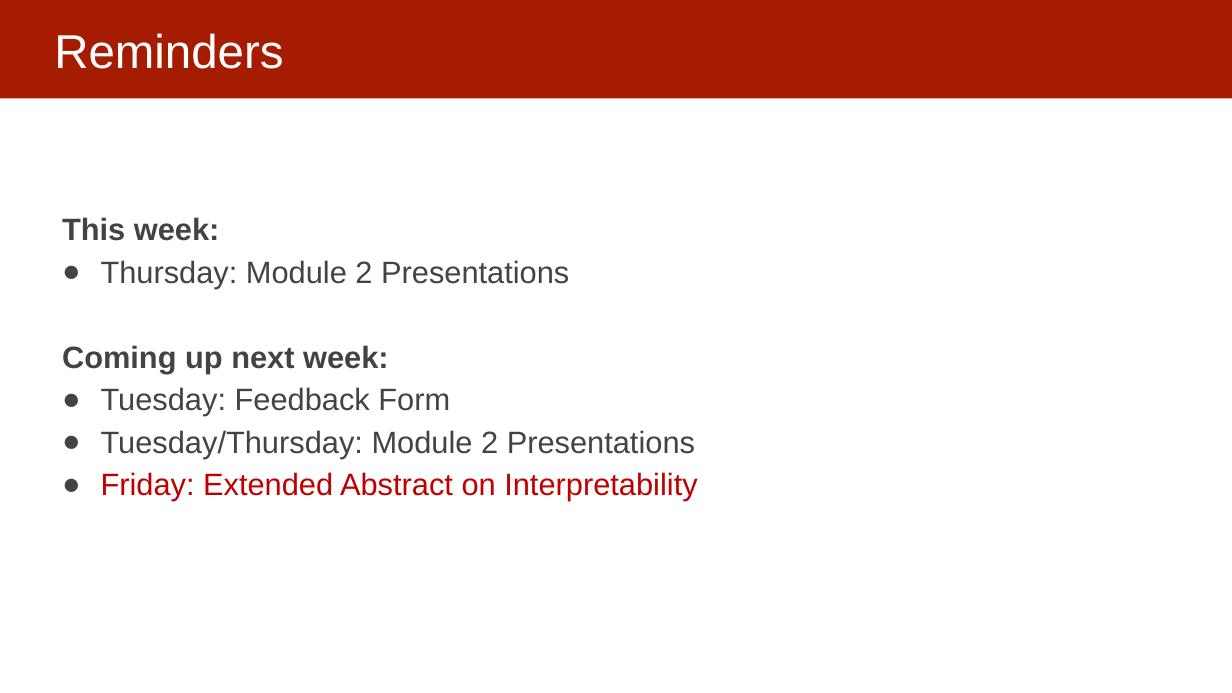
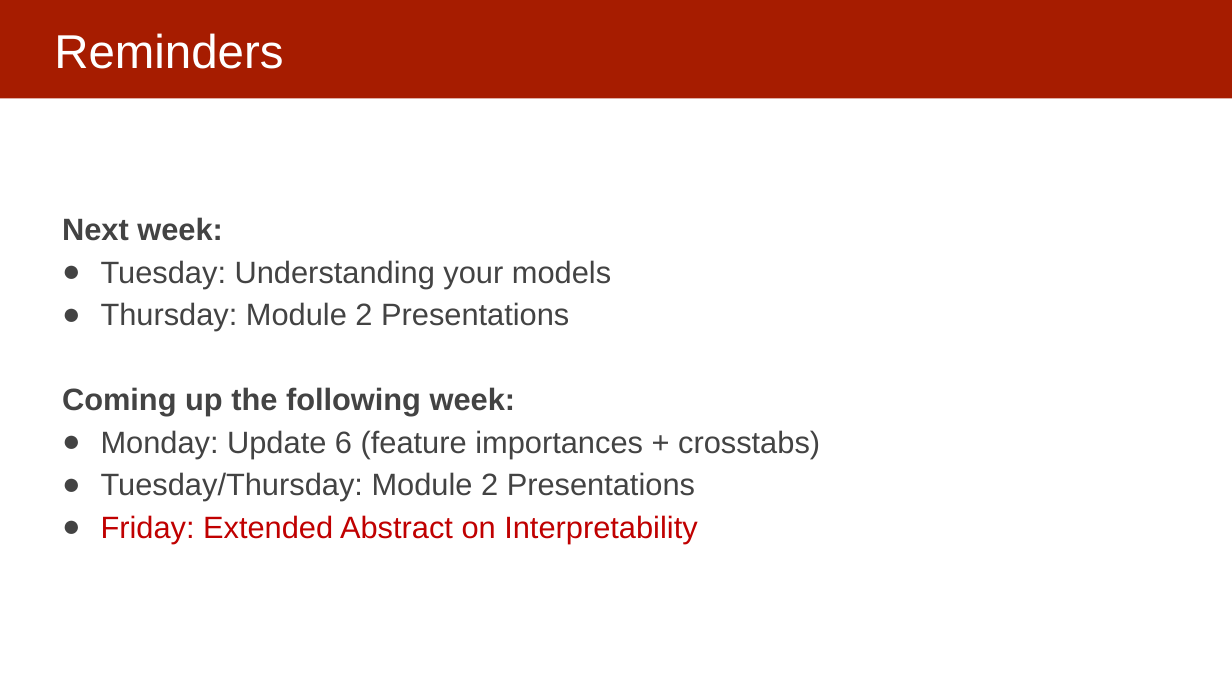
Before and after one commit to dssg/MLinPractice, a slide deck: slide 4 of Lectures/Lecture13-InterpretabilityOverview.pptx (slide 3 before the commit). Drawn at 1232x693 pixels with LibreOffice and Linux fonts; fonts in the diff are those of the drawing. Boxes give left, top, right and bottom in pixels: in the first picture for what was removed or moved away, otherwise in the second. Text is boxed around its words. In the diff, an @@ line names an element or a change of style, - is before the commit and + after.

```diff
--- a/Lectures/Lecture13-InterpretabilityOverview.pptx
+++ b/Lectures/Lecture13-InterpretabilityOverview.pptx
@@ text at (62, 217, 611, 288): text changed; bold off @@
-This week:
+Next week:
+● Tuesday: Understanding your models
@@ text at (62, 387, 820, 458): text changed @@
-Coming up next week:
-● Tuesday: Feedback Form
+Coming up the following week:
+● Monday: Update 6 (feature importances + crosstabs)
```
Also in this commit, not shown: 2 other slides changed, 15 slides added.
